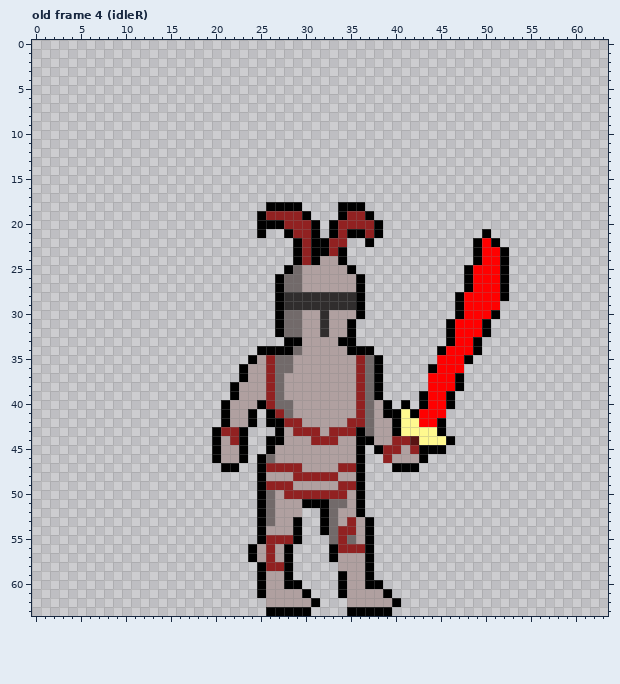
A pixel-art file gets an edit: Assets/DawnyArt/generic knighttm.aseprite. That is the earlier state.
64x64 pixels, 26 frames. Shown: old frame 4 (idleR). The commit also changed other frames, which this record leaves out.
And afterwards:
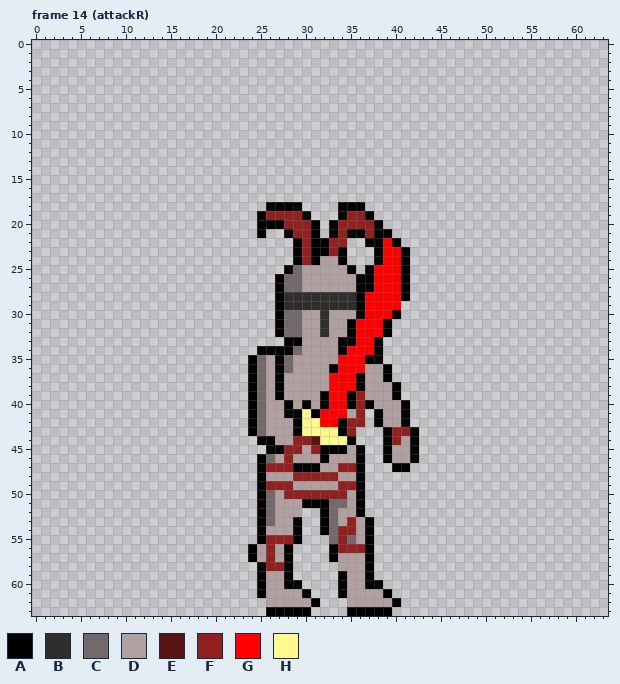
Palette (. is transparent): A #000000  B #302d2d  C #726a6a  D #b0a0a0  E #581313  F #912121  G #ff0000  H #fff98f
A new or re-ordered frame is compared with the old frame closest to it.
Change:
frames 26 -> 31
Changed rows in their new state; - is an unchanged pixel.
Frame 14 (attackR) is new; against old frame 4 (idleR), layer "Layer 1":
first column x 20:
21 -------------------A----------.--
22 ------------------AGA--------...-
23 ------------------AGGA-------....
24 ------------------AGGA-------....
25 -----------------AGGGA------.....
26 -----------------AGGGA------.....
27 -----------------AGGGA------.....
28 -----------------GGGGA-----......
29 -----------------GGGG------.....-
30 -----------------GGGA------.....-
31 ----------------GGGA------.....--
32 ----------------GGGA------.....--
33 ----------------GGA-------....---
34 --------------AGGGA------.....---
35 -----CDA------GGGA-------....----
36 ---.ACDA-----AGGGDDA----....-----
37 ---.ACDA-----GGGADDA----....-----
38 --..ACDA-----GGGADDDA---....-----
39 --..ACDA----AGGA-DDDA--....------
40 -...ACDDA-A-AGGA-A-DD--....------
41 -...-CDDAAHAGGG--.ADDA....-------
42 -...-CDDDAHHGGA--.A-DA....-------
43 ....ACDD-AHHHHA-...AFFA...-------
44 ....-A-D-FFEHHHA...A-DA....------
45 ....---AFF-FAAA---.AD-A...-------
46 ....----F---A------A--A.---------
47 -..------AAA----------.----------
